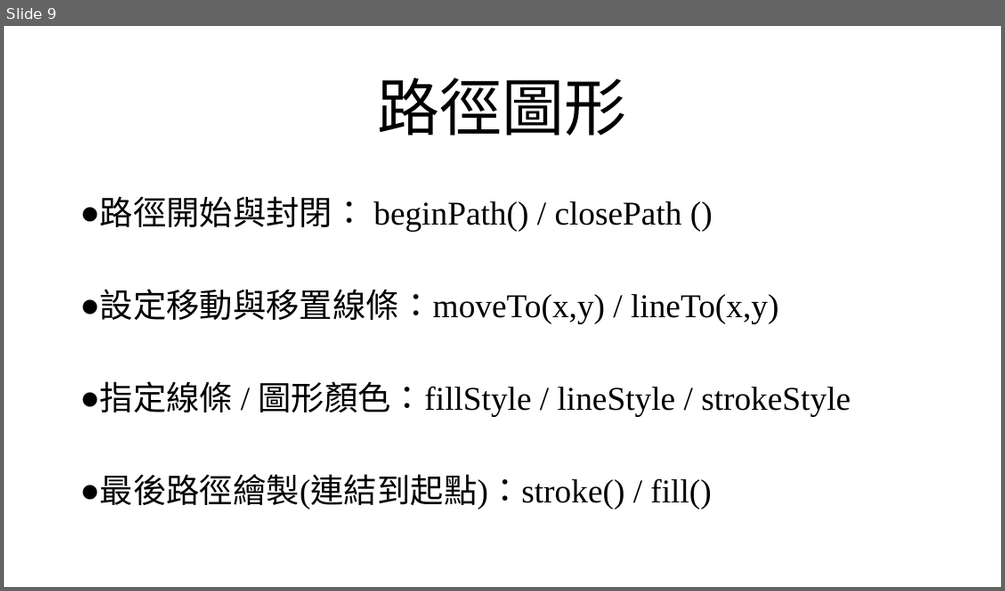
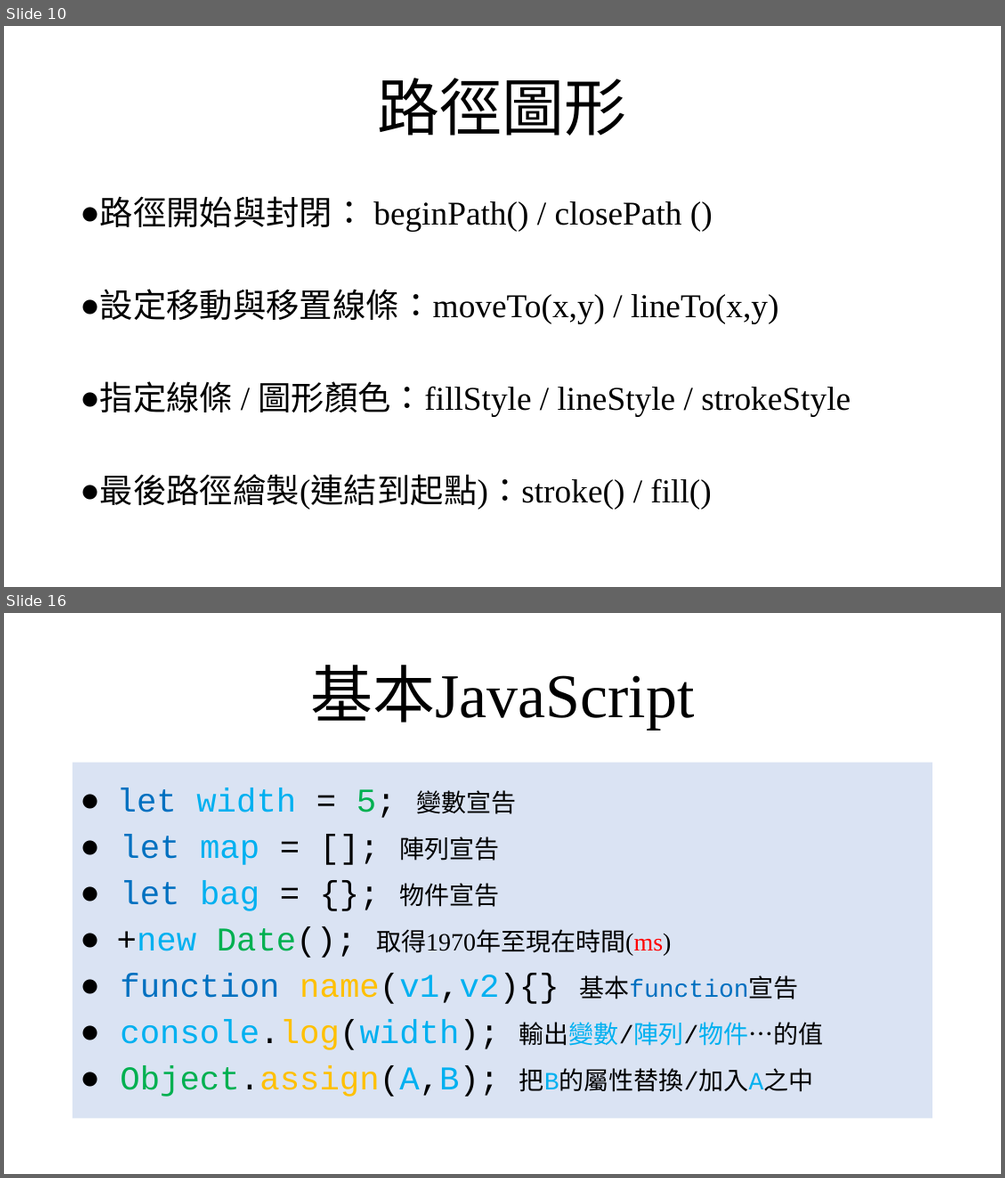
Before and after one commit to beenyan/RLSB, a slide deck: 俄羅斯方塊.pptx. Shown one above the other, each under a label of ours: slide 9 before the commit, slides 10 and 16 after it; the slides between them are not shown. The pictures are 1005x591 and 1005x1178 pixels, drawn with LibreOffice and Linux fonts; fonts in the diff are those of the drawing; background and template pictures are left out. Boxes give left, top, right and bottom in pixels: in the first picture for what was removed or moved away, otherwise in the second. Text is boxed around its words. In the diff, an @@ line names an element or a change of style, - is before the commit and + after.

```diff
--- a/俄羅斯方塊.pptx
+++ b/俄羅斯方塊.pptx
@@ slide 16 added at box(4, 613, 1001, 1174), background picture (left out) @@
@@ title added at box(310, 665, 694, 730), 60 pt, text #000000 @@
+基本JavaScript
@@ text added at box(73, 763, 933, 1119), fill #DAE3F3, 32 pt, text #000000 @@
+● let width = 5; 變數宣告
+● let map = []; 陣列宣告
+● let bag = {}; 物件宣告
+● +new Date(); 取得1970年至現在時間(ms)
+● function name(v1,v2){} 基本function宣告
+● console.log(width); 輸出變數/陣列/物件…的值
+● Object.assign(A,B); 把B的屬性替換/加入A之中
@@ what was slide 9 is now slide 10 @@
```
Also in this commit, not shown: 6 slides changed, 7 other slides added, 4 slides removed, 3 other files.
